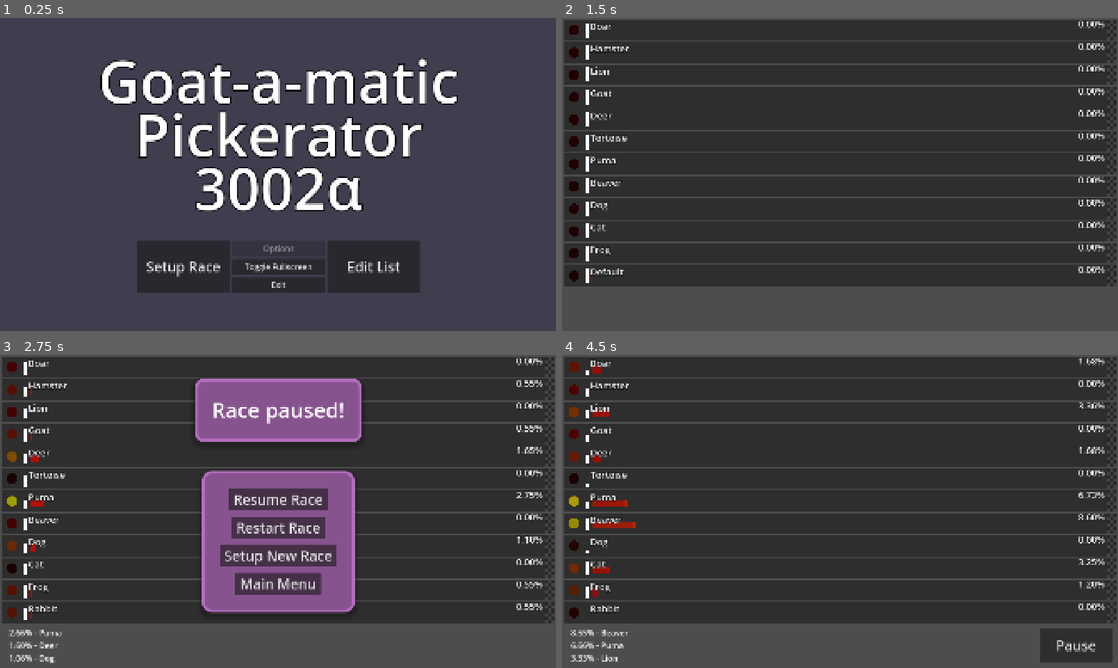
Above: before the commit, frames 1-4 (two rows, left to right).
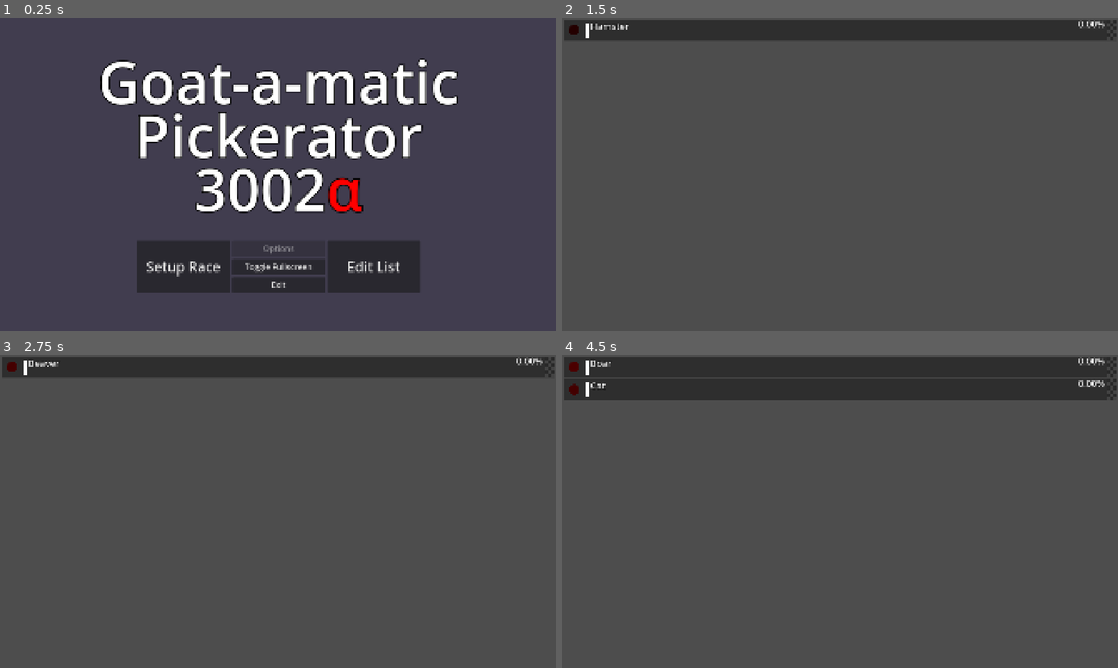
Above: after the commit, the same moments.

Repository: TheGoldenWombat/GoatPicker
Game: Godot game, scene res://hud/menu_controller.tscn
Two runs of this game, one before a commit and one after it. Both use one fixed random seed, a clock stepped at 60 frames per second and the inputs below. Sound files missing from this copy of the repository are replaced by a short silence.
Inputs (mouse positions are in pixels of both pictures, inside the frame that each line leads up to):
- Up to frame 1 (0.25 s): no input
- Up to frame 2 (1.5 s): click "Setup Race" at 0.5 s; click "Start Race" at 1.25 s
- Up to frame 3 (2.75 s): click (511, 646) at 2 s, where only the run before the commit has a clickable "Pause"
- Up to frame 4 (4.5 s): click (840, 527) at 2.75 s, where only the run before the commit has a clickable "Restart Race"

The runs differ from the first frame. In frame 1, 3.8% of the frame differs, in the area x 18-83%, y 12-63%; in frame 2, 72%; in frame 3, 73%, in the area x 0-100%, y 1-99%; in frame 4, 66%.

Commit message:
Tweaked missile behavior and readied for export

Diff:
--- a/hud/main_menu.tscn
+++ b/hud/main_menu.tscn
@@ -25,7 +25,7 @@
 grow_vertical = 2
 color = Color(0.254148, 0.2387, 0.31, 1)
 
-[node name="Title" type="Label" parent="."]
+[node name="Title" type="RichTextLabel" parent="."]
 layout_mode = 1
 anchors_preset = 8
 anchor_left = 0.5
@@ -39,9 +39,10 @@
 grow_horizontal = 2
 grow_vertical = 2
 theme = ExtResource("3_tjwcq")
+bbcode_enabled = true
 text = "Goat-a-matic
 Pickerator
-3002α"
+3002[color=red]α[/color]"
 horizontal_alignment = 1
 
 [node name="PanelContainer" type="PanelContainer" parent="."]
--- a/hud/race_scene.tscn
+++ b/hud/race_scene.tscn
@@ -39,7 +39,6 @@
 race_end_music = NodePath("Sounds/RaceEndMusic")
 leaderboard_label = NodePath("MainContainer/HBoxContainer/LeaderboardMargin/LeaderboardLabel")
 pause_button = NodePath("MainContainer/HBoxContainer/ButtonMargin/PauseButton")
-debug = true
 metadata/_edit_horizontal_guides_ = [930.0]
 
 [node name="Sounds" type="Node" parent="."]
--- a/hud/themes/title_theme.tres
+++ b/hud/themes/title_theme.tres
@@ -5,3 +5,7 @@
 Label/constants/line_spacing = -90
 Label/constants/outline_size = 15
 Label/font_sizes/font_size = 200
+RichTextLabel/colors/font_shadow_color = Color(0, 0, 0, 0)
+RichTextLabel/constants/line_separation = -90
+RichTextLabel/constants/outline_size = 15
+RichTextLabel/font_sizes/normal_font_size = 200
--- a/project.godot
+++ b/project.godot
@@ -10,7 +10,7 @@
 
 [application]
 
-config/name="Goat's Choice Picker"
+config/name="Goat-a-matic Pickerator"
 run/main_scene="uid://7mcvm0loirk"
 config/features=PackedStringArray("4.4", "Forward Plus")
 config/icon="res://icon.svg"
@@ -24,6 +24,7 @@
 
 window/size/viewport_width=1920
 window/size/viewport_height=1080
+window/size/mode=3
 window/size/sharp_corners=true
 window/stretch/mode="canvas_items"
 mouse_cursor/custom_image="uid://84dr4hlsdjue"
--- a/projectile.gd
+++ b/projectile.gd
@@ -16,8 +16,8 @@
 var target_racer: Racer
 var target: Area2D
 
-var max_speed: float = 900.00
-var boost_multiplier: float = 3.0
+var max_speed: float = 1200.00
+var boost_multiplier: float = 2.5
 var current_speed: float
 
 const LAUNCH_DRAG_FACTOR: float = 0.01
@@ -60,7 +60,7 @@
 	missile_sfx_launch.play()
 	await missile_sfx_launch.finished
 	missile_sfx_cruising.play()
-	missile_sfx_cruising.loop
+	#missile_sfx_cruising.loop
 
 func spawn_explosion() -> void:
 	var explosion: Explosion = explosion_scene.instantiate()
--- a/racer.gd
+++ b/racer.gd
@@ -61,7 +61,7 @@
 
 
 @export_group("Attacks")
-@export var min_target_progress: float = 0.0
+@export var min_target_progress: float = 10.0
 
 
 @export_group("Padding")
@@ -207,8 +207,8 @@
 	var racers: Array[Node] = get_racer_array()
 	var targets: Array[Racer] = []
 	for racer: Racer in racers:
-		if racer.choice == self.choice: continue
-		if racer.current_progress < min_target_progress: continue
+		if racer.choice == self.choice: continue #SKIP SELF
+		if racer.current_progress < min_target_progress: continue #SKIP LOW %
 		for i: int in int(racer.current_progress):
 			targets.append(racer)
 	return targets
@@ -395,7 +395,7 @@
 # Called when the node enters the scene tree for the first time.
 func _ready() -> void:
 	#resize_racer()
-	#init_racer()
+	init_racer()
 	update_finishline()
 	update_line()
 
--- a/racer.tscn
+++ b/racer.tscn
@@ -120,9 +120,7 @@
 shape = SubResource("CircleShape2D_fodlf")
 
 [node name="TargetCrosshair" type="TextureRect" parent="ColorRect/Line/BulletTarget"]
-visible = false
 z_index = 40
-texture_filter = 1
 layout_mode = 1
 anchors_preset = 8
 anchor_left = 0.5
Not shown, changed: export_presets.cfg
